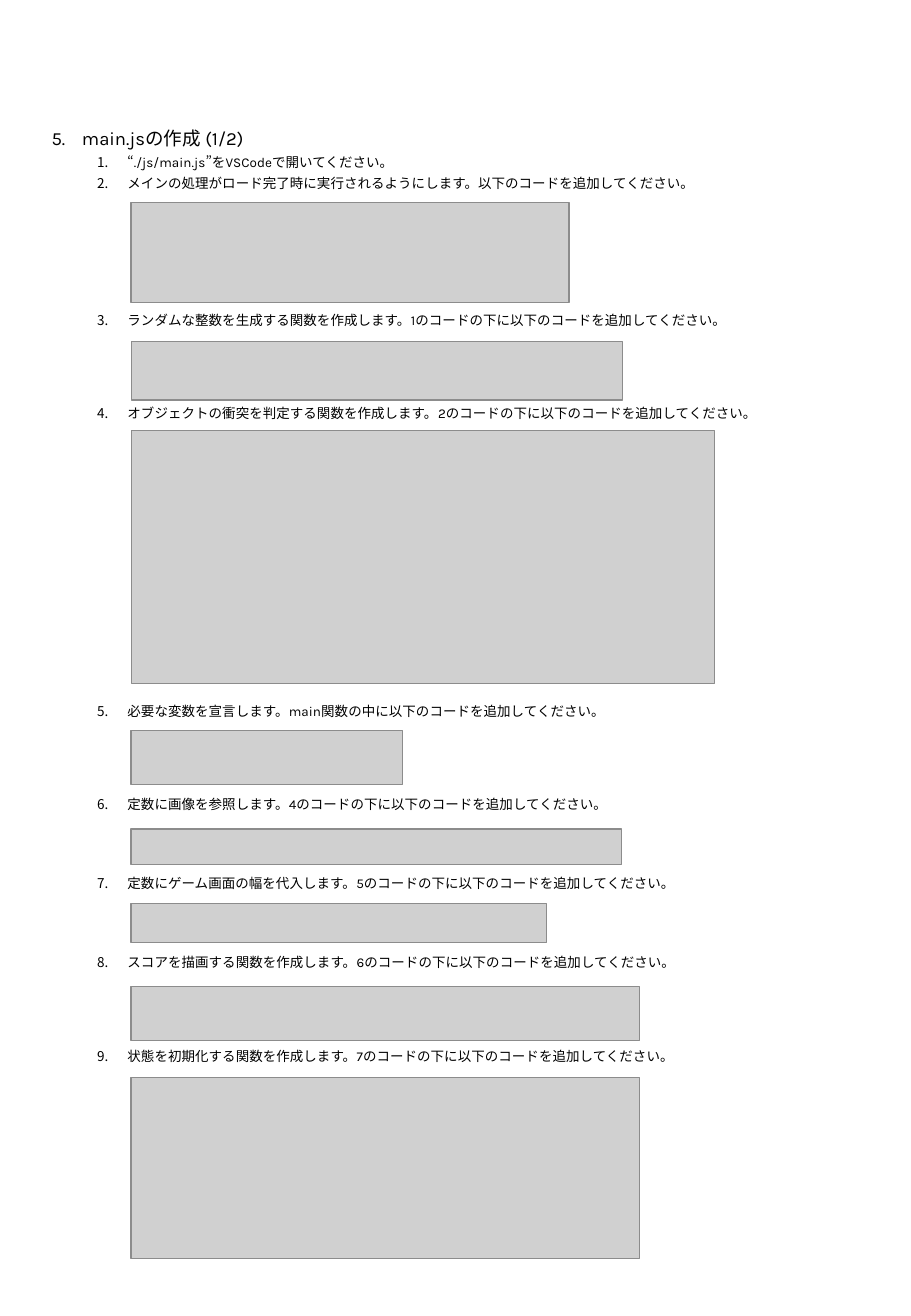
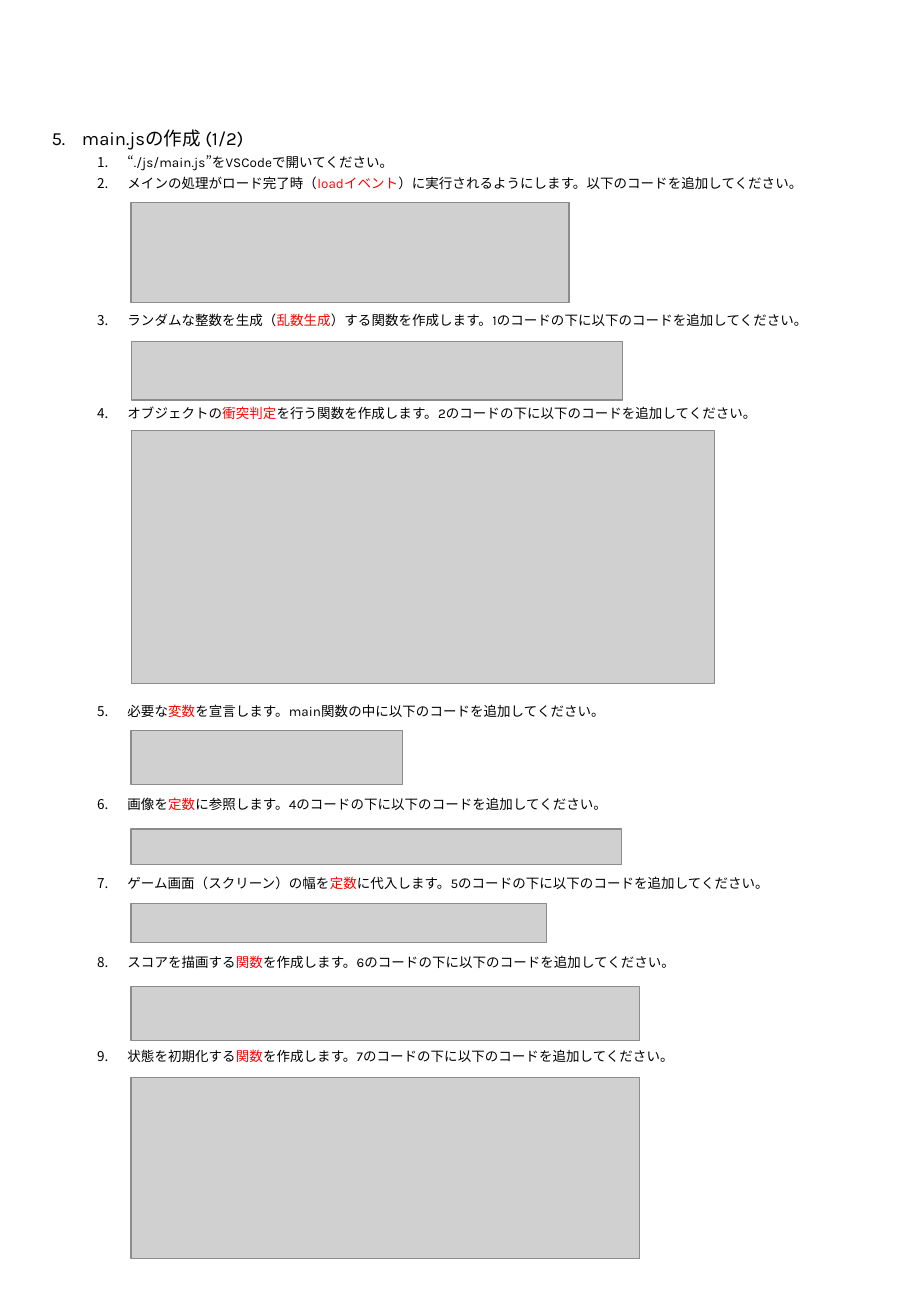
Before and after one commit to dotwork-takagi/public, a slide deck: slide 2 of shiryo/catch/キャッチゲームを作ろう.pptx. Drawn at 911x1316 pixels with LibreOffice and Linux fonts; fonts in the diff are those of the drawing; grey boxes stand for pictures. Boxes give left, top, right and bottom in pixels: in the first picture for what was removed or moved away, otherwise in the second. Text is boxed around its words. In the diff, an @@ line names an element or a change of style, - is before the commit and + after.

```diff
--- a/shiryo/catch/キャッチゲームを作ろう.pptx
+++ b/shiryo/catch/キャッチゲームを作ろう.pptx
@@ text at (x1=127, y1=176, x2=807, y2=419): text changed @@
-  2. メインの処理がロード完了時に実行されるようにします。以下のコードを追加してください。
-  3. ランダムな整数を生成する関数を作成します。1のコードの下に以下のコードを追加してください。
-  4. オブジェクトの衝突を判定する関数を作成します。2のコードの下に以下のコードを追加してください。
+  2. メインの処理がロード完了時（loadイベント）に実行されるようにします。以下のコードを追加してください。
+  3. ランダムな整数を生成（乱数生成）する関数を作成します。1のコードの下に以下のコードを追加してください。
+  4. オブジェクトの衝突判定を行う関数を作成します。2のコードの下に以下のコードを追加してください。
@@ text at (x1=127, y1=704, x2=674, y2=1062): text colour #000000 to #FF0000 in "必要な変数を宣言します。main関数の中に以下のコードを追加してください。", "スコアを描画する関数を作成します。6のコードの下に以下のコードを追加してください。", "状態を初期化する関数を作成します。7のコードの下に以下のコードを追加してください。" @@
@@ text at (x1=127, y1=797, x2=768, y2=889): text changed @@
-  6. 定数に画像を参照します。4のコードの下に以下のコードを追加してください。
-  7. 定数にゲーム画面の幅を代入します。5のコードの下に以下のコードを追加してください。
+  6. 画像を定数に参照します。4のコードの下に以下のコードを追加してください。
+  7. ゲーム画面（スクリーン）の幅を定数に代入します。5のコードの下に以下のコードを追加してください。
```
Also in this commit, not shown: 2 other slides changed, 1 other file.
